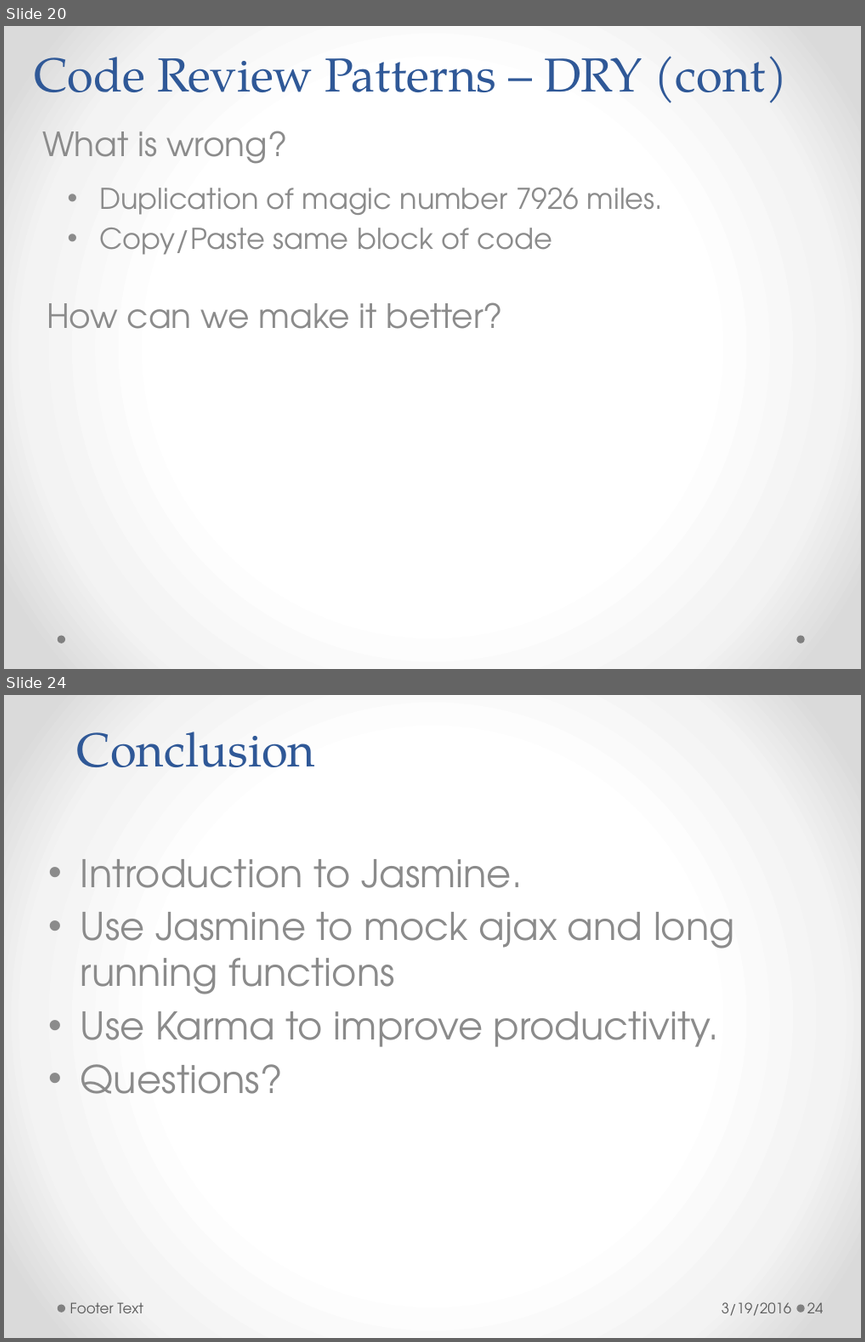
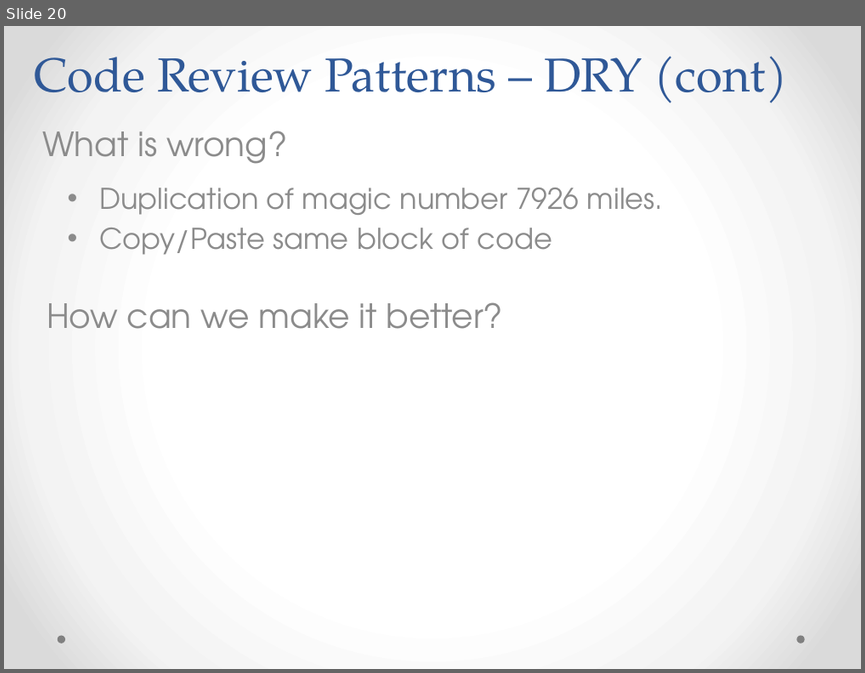
Before and after one commit to h-t-tran/brown, a slide deck: codereview/tech-presentation-effective-codereview.pptx. Shown one above the other, each under a label of ours: slides 20 and 24 before the commit, slide 20 after it; the slides between them are not shown. The pictures are 865x1342 and 865x673 pixels, drawn with LibreOffice and Linux fonts; fonts in the diff are those of the drawing. Boxes give left, top, right and bottom in pixels: in the first picture for what was removed or moved away, otherwise in the second. Text is boxed around its words. In the diff, an @@ line names an element or a change of style, - is before the commit and + after.

```diff
--- a/codereview/tech-presentation-effective-codereview.pptx
+++ b/codereview/tech-presentation-effective-codereview.pptx
@@ slide 24 removed at box(4, 695, 861, 1338), background gradient #FFFFFF to #F4F4F4 to #DADADA; not listed: 2 template elements that a slide beside it also shows @@
@@ title removed at box(77, 732, 316, 767) @@
-Conclusion
@@ text removed at box(80, 859, 735, 1094) @@
-• Introduction to Jasmine.
-• Use Jasmine to mock ajax and long running functions
-• Use Karma to improve productivity.
-• Questions?
@@ text removed at box(70, 1302, 143, 1313) @@
-Footer Text
@@ text removed at box(721, 1302, 791, 1315) @@
-3/19/2016
@@ page number removed at box(807, 1302, 823, 1313) @@
-24
```
Also in this commit, not shown: 17 slides changed, 3 slides added, 1 other slide removed, 7 other files.
